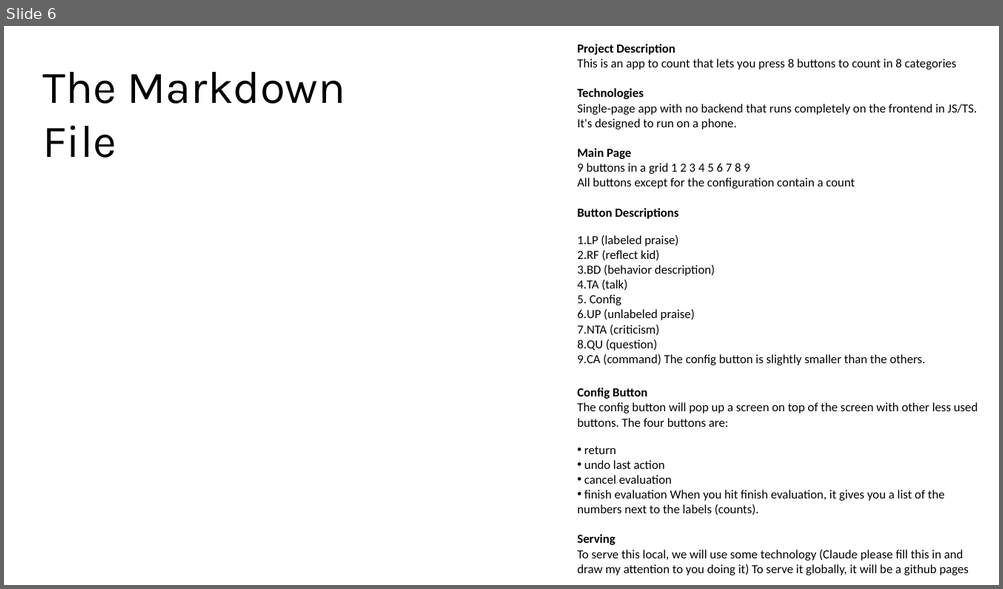
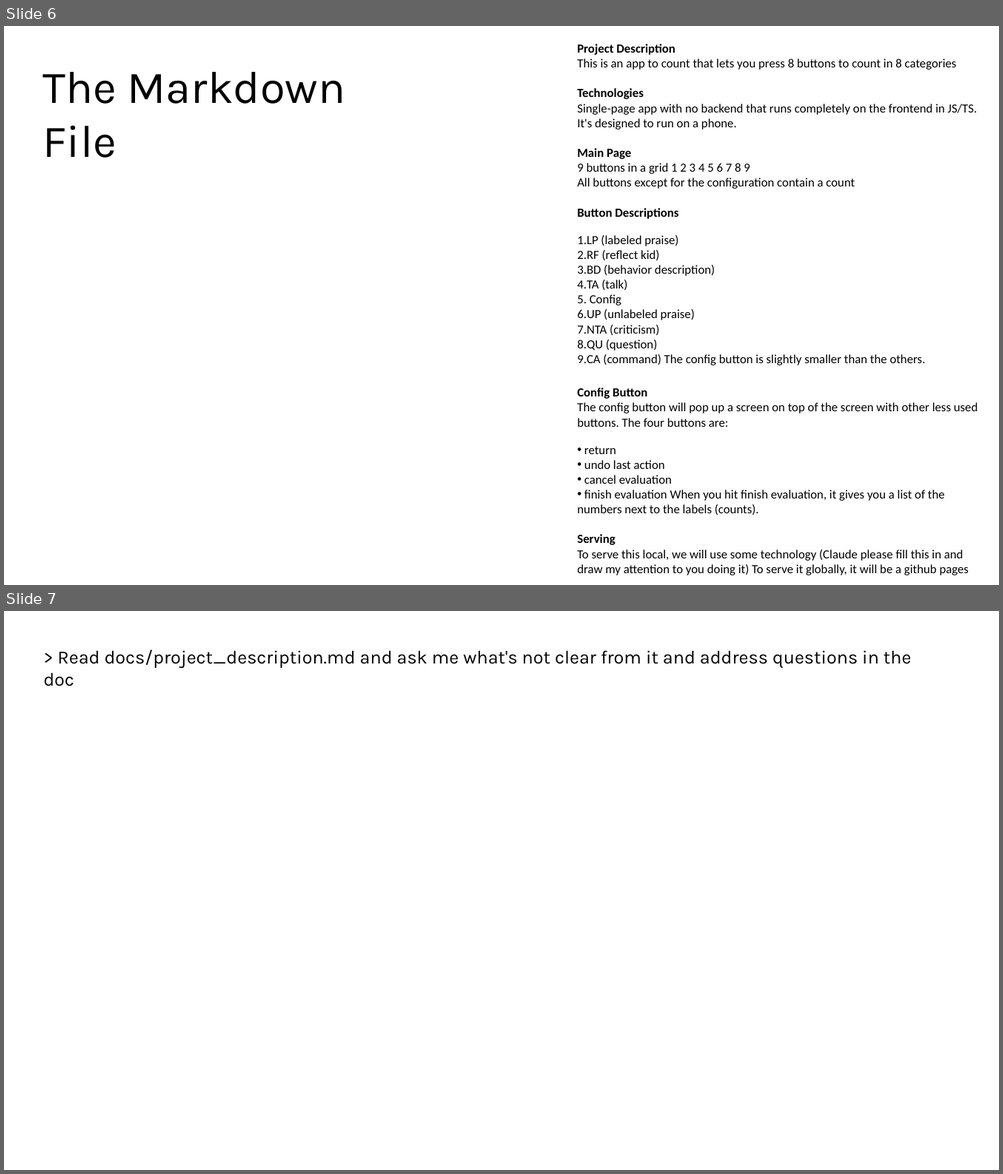
Before and after one commit to LearnWithLlew/Agile2025HackathonStories, a slide deck: AI Tools Overview.pptx. Shown one above the other, each under a label of ours: slide 6 before the commit, slides 6 and 7 after it. The pictures are 1003x589 and 1003x1174 pixels, drawn with LibreOffice and Linux fonts; fonts in the diff are those of the drawing. Boxes give left, top, right and bottom in pixels: in the first picture for what was removed or moved away, otherwise in the second. Text is boxed around its words. In the diff, an @@ line names an element or a change of style, - is before the commit and + after.

```diff
--- a/AI Tools Overview.pptx
+++ b/AI Tools Overview.pptx
@@ slide 7 added at [4,611,999,1170], background #FFFFFF @@
@@ text added at [57,649,911,668], 18 pt, text #000000 @@
+> Read docs/project_description.md and ask me what's not clear from it and address questions in the doc
```
Also in this commit, not shown: 1 other slide added, 1 other file.
